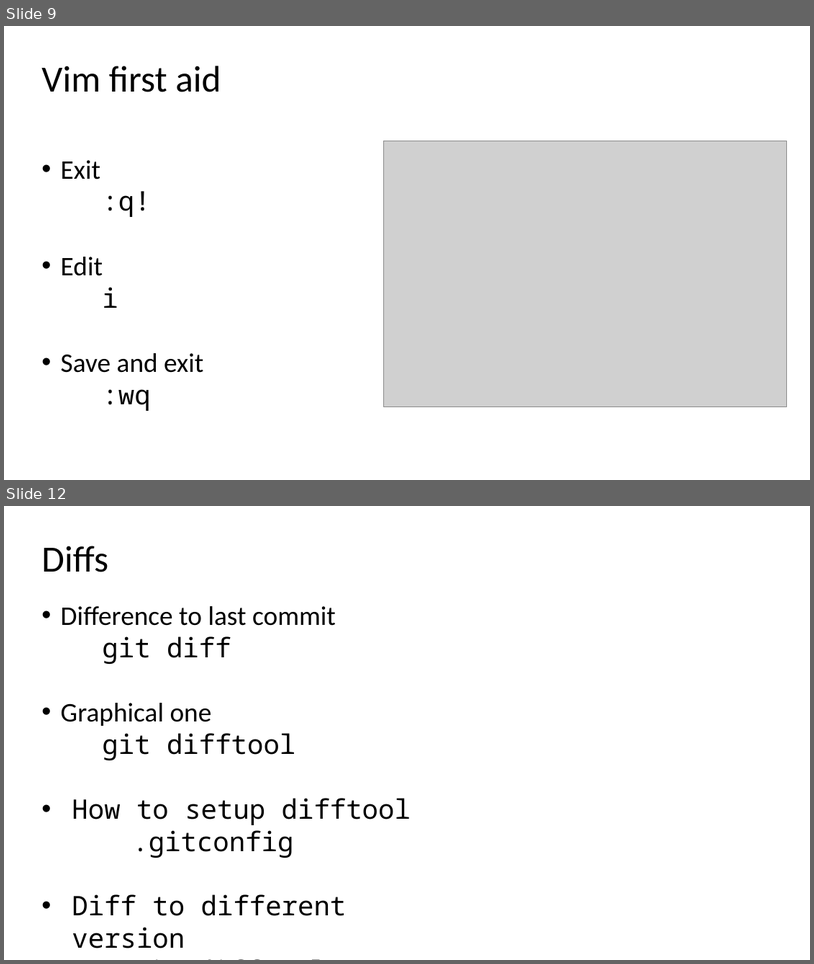
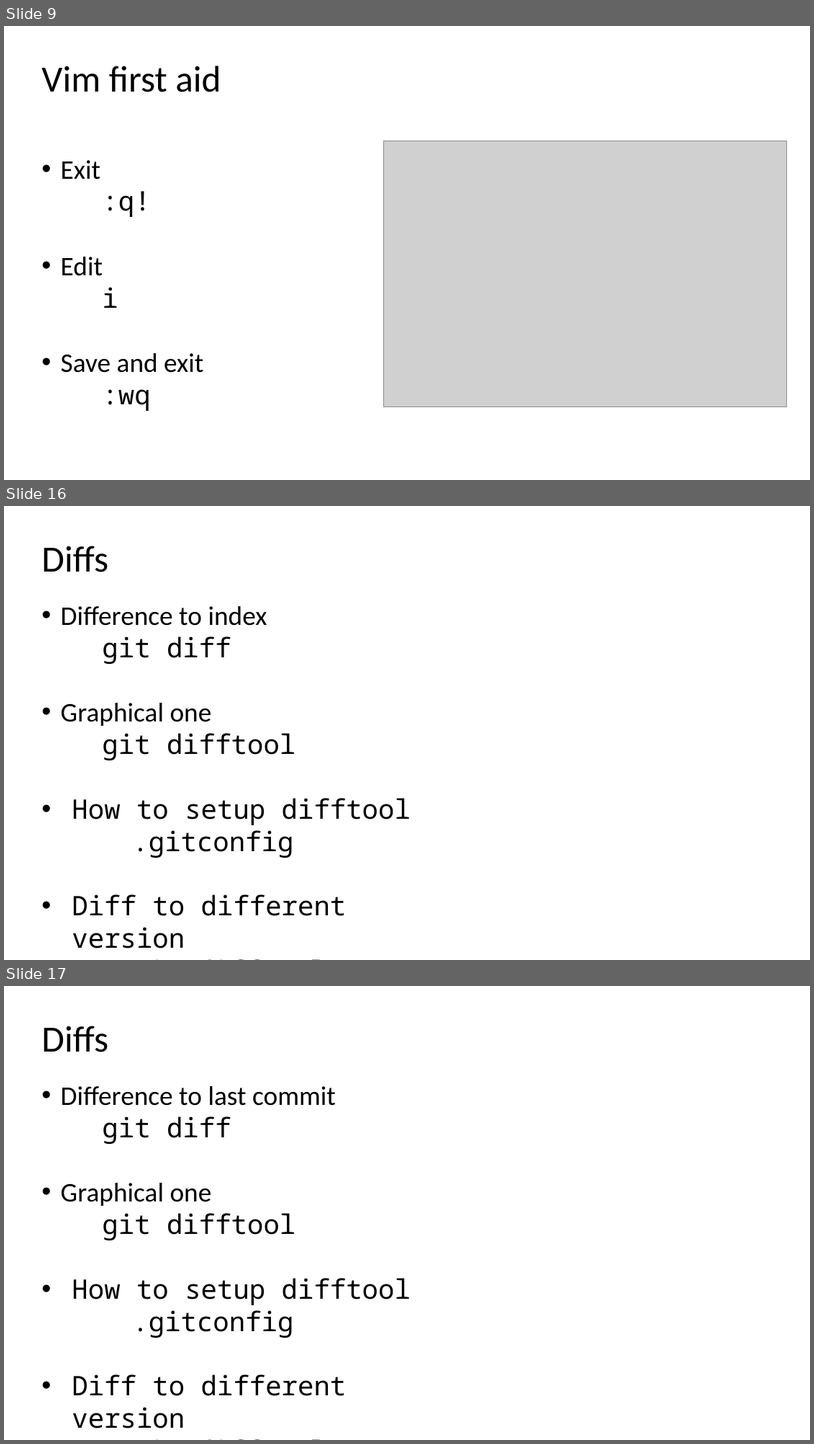
Before and after one commit to ogvolkov/git-101, a slide deck: git101.pptx. Shown one above the other, each under a label of ours: slides 9 and 12 before the commit, slides 9, 16 and 17 after it; the slides between them are not shown. The pictures are 814x964 and 814x1444 pixels, drawn with LibreOffice and Linux fonts; fonts in the diff are those of the drawing; grey boxes stand for pictures. Boxes give left, top, right and bottom in pixels: in the first picture for what was removed or moved away, otherwise in the second. Text is boxed around its words. In the diff, an @@ line names an element or a change of style, - is before the commit and + after.

```diff
--- a/git101.pptx
+++ b/git101.pptx
@@ slide 16 added at (4, 506, 810, 960), background #FFFFFF @@
@@ text added at (41, 546, 108, 572), 44 pt, text #000000 @@
+Diffs
@@ text added at (61, 606, 411, 948), 32 pt, text #000000 @@
+• Difference to index
+git diff
+• Graphical one
+git difftool
+• How to setup difftool
+  .gitconfig
+  • Diff to different version
+    git difftool <commit>
@@ what was slide 12 is now slide 17 @@
```
Also in this commit, not shown: 3 slides changed, 4 other slides added.
